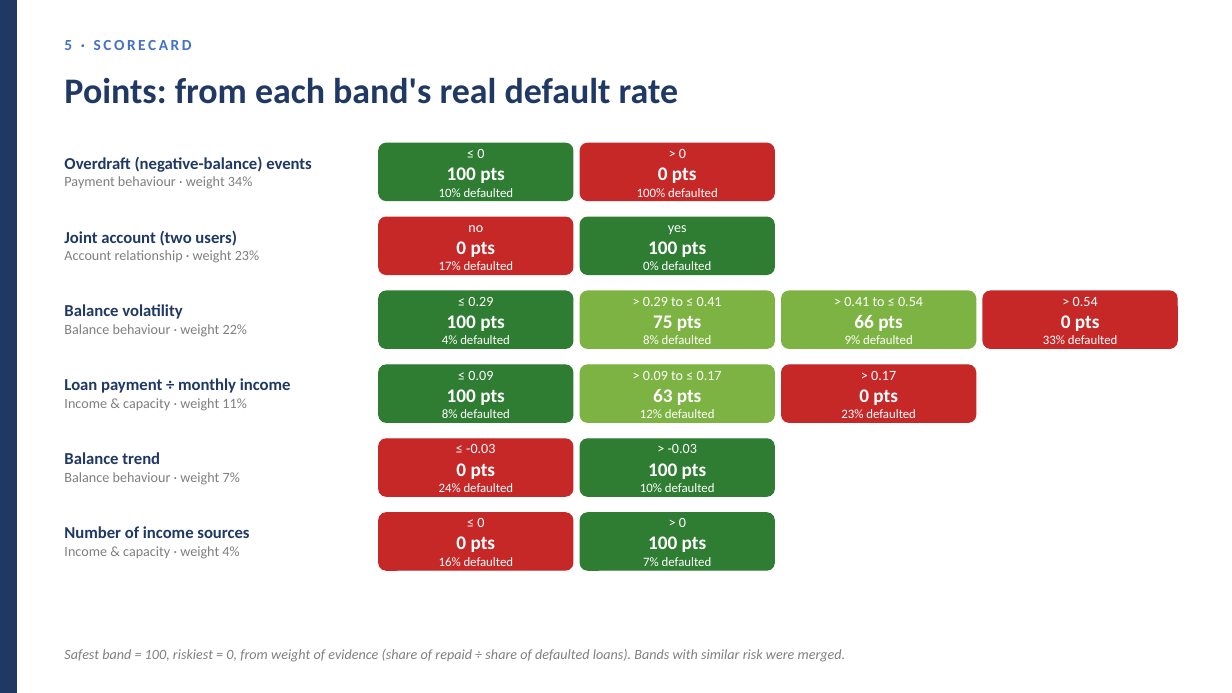
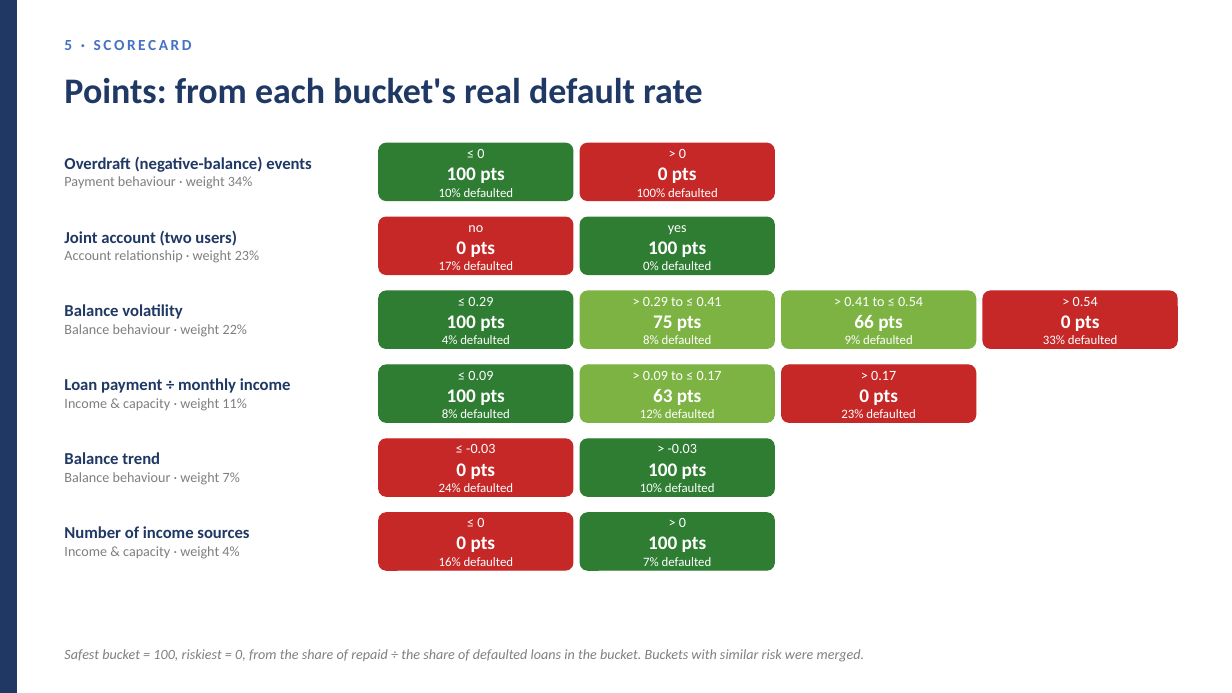
Before and after one commit to huotrithy/da-assignment-risk-scoring, a slide deck: slide 23 of docs/Final_Presentation.pptx (slide 22 before the commit). Drawn at 1232x693 pixels with LibreOffice and Linux fonts; fonts in the diff are those of the drawing. Boxes give left, top, right and bottom in pixels: in the first picture for what was removed or moved away, otherwise in the second. Text is boxed around its words. In the diff, an @@ line names an element or a change of style, - is before the commit and + after.

```diff
--- a/docs/Final_Presentation.pptx
+++ b/docs/Final_Presentation.pptx
@@ text at box(64, 77, 702, 104): text changed @@
-Points: from each band's real default rate
+Points: from each bucket's real default rate
@@ text at box(64, 649, 865, 662): text changed @@
-Safest band = 100, riskiest = 0, from weight of evidence (share of repaid ÷ share of defaulted loans). Bands with similar risk were merged.
+Safest bucket = 100, riskiest = 0, from the share of repaid ÷ the share of defaulted loans in the bucket. Buckets with similar risk were merged.
```
Also in this commit, not shown: 25 other slides changed, 1 slide added, 34 other files.
